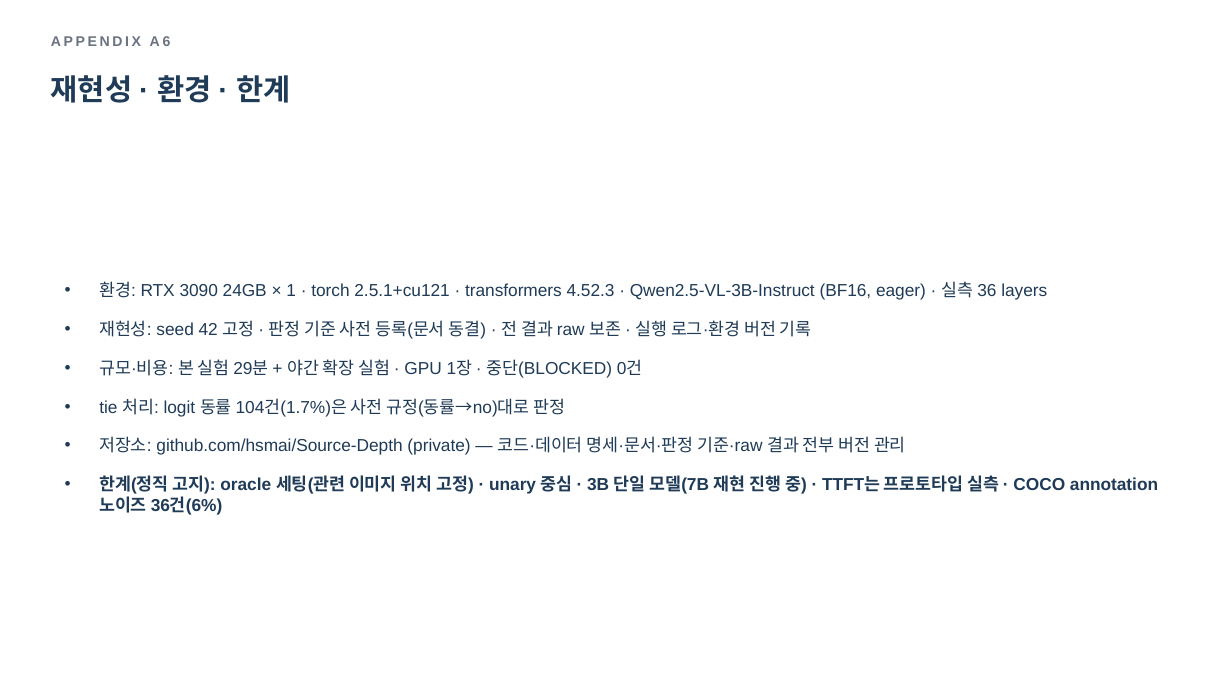
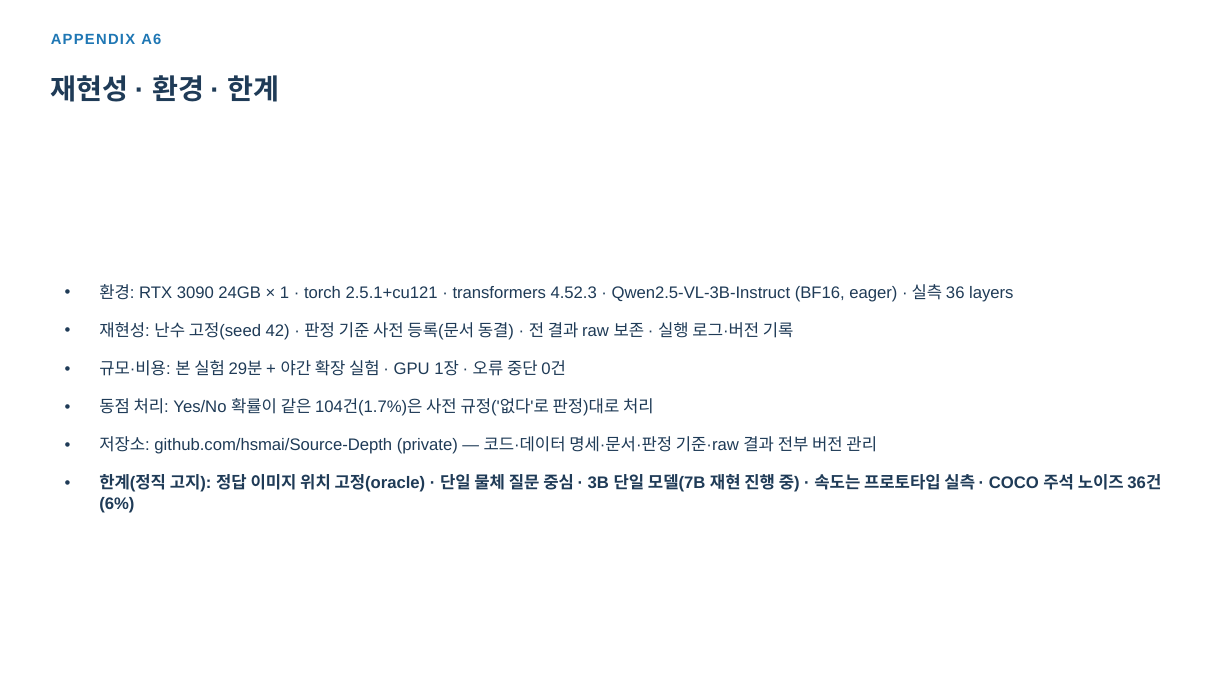
Before and after one commit to hsmai/Source-Depth, a slide deck: slide 21 of meeting/SourceDepth_Phase0_meeting.pptx (slide 20 before the commit). Drawn at 1232x693 pixels with LibreOffice and Linux fonts; fonts in the diff are those of the drawing. Boxes give left, top, right and bottom in pixels: in the first picture for what was removed or moved away, otherwise in the second. Text is boxed around its words. In the diff, an @@ line names an element or a change of style, - is before the commit and + after.

```diff
--- a/meeting/SourceDepth_Phase0_meeting.pptx
+++ b/meeting/SourceDepth_Phase0_meeting.pptx
@@ text "APPENDIX A6" at <box>51,33,161,44</box>: size 11 to 11.5 pt, text colour #6B7280 to #1F77B4, letter spacing 2 to 1 pt @@
@@ text "재현성 · 환경 · 한계" at <box>51,75,280,102</box>: size 23 to 22 pt @@
@@ text at <box>99,284,1013,454</box>: size 13.5 to 13 pt in "환경: RTX 3090 24GB × 1 · ...", "저장소: github.com/hsmai/Source-Depth (private) — 코드·데이터 명세·문서· ..." @@
@@ text at <box>99,322,794,416</box>: text changed; size 13.5 to 13 pt @@
-• 재현성: seed 42 고정 · 판정 기준 사전 등록(문서 동결) · 전 결과 raw 보존 · 실행 로그·환경 버전 기록
-• 규모·비용: 본 실험 29분 + 야간 확장 실험 · GPU 1장 · 중단(BLOCKED) 0건
-• tie 처리: logit 동률 104건(1.7%)은 사전 규정(동률→no)대로 판정
+• 재현성: 난수 고정(seed 42) · 판정 기준 사전 등록(문서 동결) · 전 결과 raw 보존 · 실행 로그·버전 기록
+• 규모·비용: 본 실험 29분 + 야간 확장 실험 · GPU 1장 · 오류 중단 0건
+• 동점 처리: Yes/No 확률이 같은 104건(1.7%)은 사전 규정('없다'로 판정)대로 처리
@@ text at <box>99,474,1161,513</box>: text changed; size 13.5 to 13 pt @@
-• 한계(정직 고지): oracle 세팅(관련 이미지 위치 고정) · unary 중심 · 3B 단일 모델(7B 재현 진행 중) · TTFT는 프로토타입 실측 · COCO annotation 노이즈 36건(6%)
+• 한계(정직 고지): 정답 이미지 위치 고정(oracle) · 단일 물체 질문 중심 · 3B 단일 모델(7B 재현 진행 중) · 속도는 프로토타입 실측 · COCO 주석 노이즈 36건(6%)
```
Also in this commit, not shown: 6 other slides changed, 15 slides added, 14 slides removed, 2 other files.
